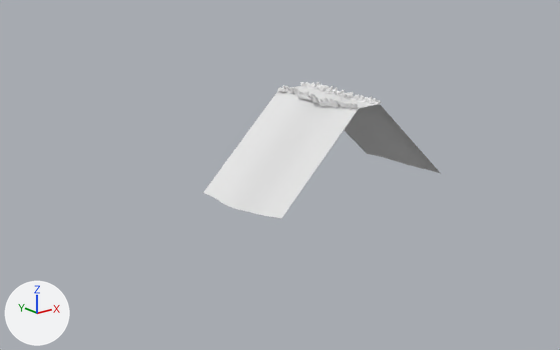
The OBJ model VektoriaApp/models/RoadTiles/RoadTiles_Curve_UpDown/RoadTiles_Curve_L_Up/RoadTile_Curve_L_Up3.obj as it was, and as the next commit left it.
Before and after are seen from a camera (50 mm lens) standing at (-1840.0, -1968.0, 560.0) and looking at (-206.0, 74.0, -257.0). The lights are fixed; the arrows at lower left show +X, +Y and +Z. Where no turn or scale is listed for an object, it has been applied to the vertices.

The first picture shows 'Rocks_LowPoly1_Cube.007'.
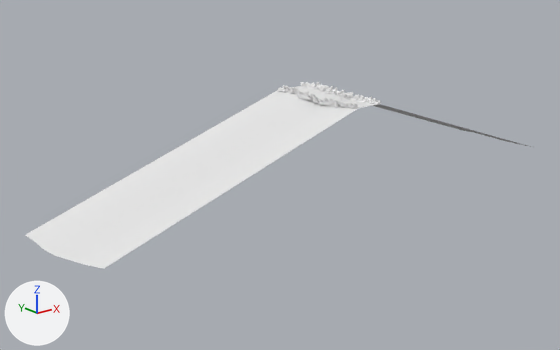
Boxes [x1, y1, x2, y2] around the edits, measured in the pictures (560 x 350 px):
'Rocks_LowPoly1_Cube.007', reshaped (113% wider, 36% taller): before [203, 82, 440, 219]; after [26, 82, 531, 269]
part 1 of me_rocks_lowpoly1_cube_007, deleted: before [203, 90, 359, 219]
part 2 of me_rocks_lowpoly1_cube_007, deleted: before [344, 104, 440, 173]
part 3 of me_rocks_lowpoly1_cube_007, added: after [26, 90, 358, 269]
part 4 of me_rocks_lowpoly1_cube_007, added: after [373, 104, 531, 147]

What changed in the scene script:
```text
Change me_rocks_lowpoly1_cube_007:
    used by ob_rocks_lowpoly1_cube_007; location = (0.0, 0.0, 0.0)
    remove me_rocks_lowpoly1_cube_007.from_pydata(...)  # 4635 vertices, 9072 faces, 5 loose edges; spans x -480.0..397.0, y -150.0..150.0, z -315.0..52.0
    add me_rocks_lowpoly1_cube_007.from_pydata(...)  # 4635 vertices, 9072 faces, 5 loose edges; spans x -1100.0..999.0, y -150.0..150.0, z -315.0..52.0
    me_rocks_lowpoly1_cube_007 part 1: 12 vertices removed from x -480.0..-380.0, y -150.0..150.0, z -315.0..-285.0
    me_rocks_lowpoly1_cube_007 part 2: 12 vertices removed from x 297.0..397.0, y -150.0..150.0, z -315.0..-285.0
    me_rocks_lowpoly1_cube_007 part 3: 12 vertices added at x -1100.0..-1000.0, y -150.0..150.0, z -315.0..-285.0
    me_rocks_lowpoly1_cube_007 part 4: 12 vertices added at x 900.0..999.0, y -150.0..150.0, z -315.0..-285.0
```
